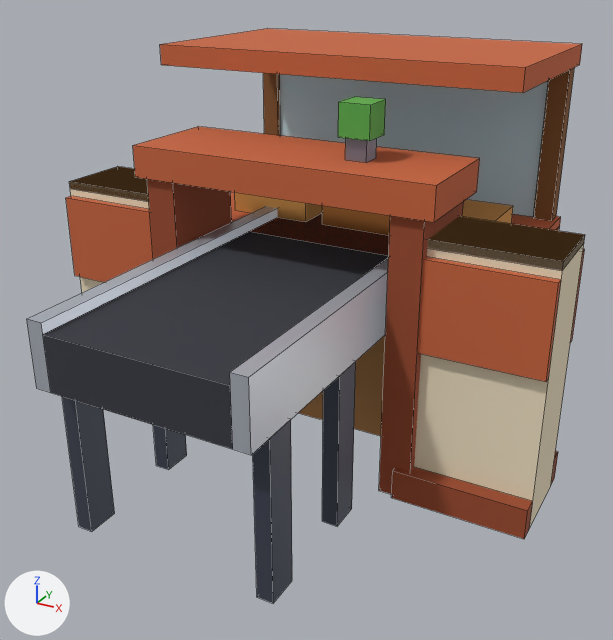
Before and after pictures for a commit that changed the Blender file assets/managed-models/bakery-interior/counter-exit/counter-exit.blend.
Rendered twice from a 50 mm lens placed at (0.747, -1.336, 0.939), pointed at (0.029, -0.031, 0.286). Arrows for +X, +Y and +Z are at lower left; the lights stay in place. The picture after the commit comes second. Mesh edges are drawn as thin lines.

The first picture shows 'counter-exit'.
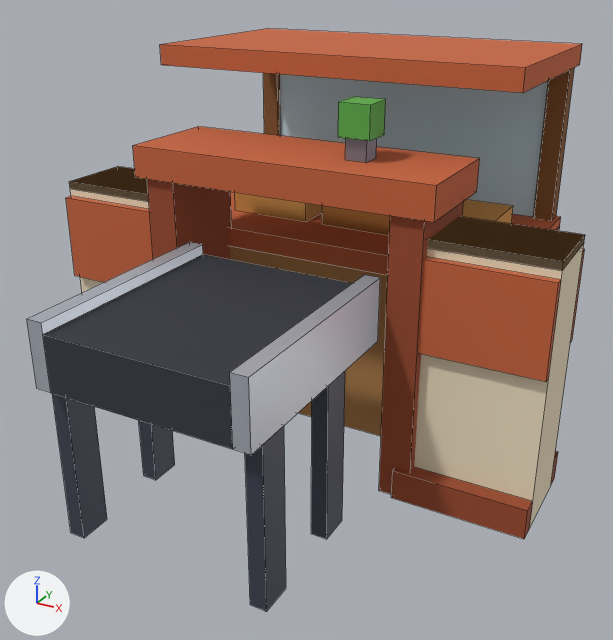
The change, as a diff of the scene's bpy script:
```diff
--- a/assets/managed-models/bakery-interior/counter-exit/counter-exit.blend.py
+++ b/assets/managed-models/bakery-interior/counter-exit/counter-exit.blend.py
@@ me_counter_exit @@
 # used by ob_counter_exit; location = (0.0, 0.0, 0.0)
-me_counter_exit.from_pydata(...)  # 288 vertices, 216 faces; spans x -0.5..0.5, y -0.5..0.5, z 0.0..0.76
+me_counter_exit.from_pydata(...)  # 272 vertices, 204 faces; spans x -0.5..0.5, y -0.5..0.5, z 0.0..0.76
+# me_counter_exit part 1: the loose piece of 8 vertices spanning x -0.2..-0.17, y -0.45..-0.39, z 0.0..0.3 is moved by (0.0, -0.02, 0.0)
+# me_counter_exit part 2: the loose piece of 8 vertices spanning x 0.17..0.2, y -0.45..-0.39, z 0.0..0.3 is moved by (0.0, -0.02, 0.0)
+# me_counter_exit part 3: the loose piece of 8 vertices spanning x -0.2..-0.17, y -0.23..-0.17, z 0.0..0.3 is moved by (0.0, -0.04, 0.0)
+# me_counter_exit part 4: the loose piece of 8 vertices spanning x 0.17..0.2, y -0.23..-0.17, z 0.0..0.3 is moved by (0.0, -0.04, 0.0)
+# me_counter_exit part 5
+# 12 vertices are removed from x -0.2..0.2, y 0.3, z 0.3..0.42
+# 15 faces are deleted
+# 12 new vertices lie (0.0, 0.42, 0.0) away from vertices in x -0.2..0.2, y -0.5, z 0.3..0.42
+# 15 new faces join them
+# other edits to the shape of me_counter_exit do not show in these pictures
 me_counter_exit.materials.append(mat_m_counter_exit)
```

Changed parts and their boxes (x1, y1, x2, y2) in the pictures (613 x 640 px; the box of a moved part takes in the faces that stretch with it):
'counter-exit', reshaped: before (27, 28, 585, 603); after (27, 28, 585, 611)
part 1 of me_counter_exit, moved or reshaped: before (62, 396, 115, 531); after (52, 393, 107, 538)
part 2 of me_counter_exit, moved or reshaped: before (253, 420, 292, 603); after (245, 426, 286, 611)
part 3 of me_counter_exit, moved or reshaped: before (153, 425, 187, 470); after (139, 420, 175, 480)
part 4 of me_counter_exit, moved or reshaped: before (322, 361, 356, 526); after (311, 371, 345, 539)
part 5 of me_counter_exit, moved or reshaped: before (27, 206, 389, 455); after (27, 242, 380, 455)
